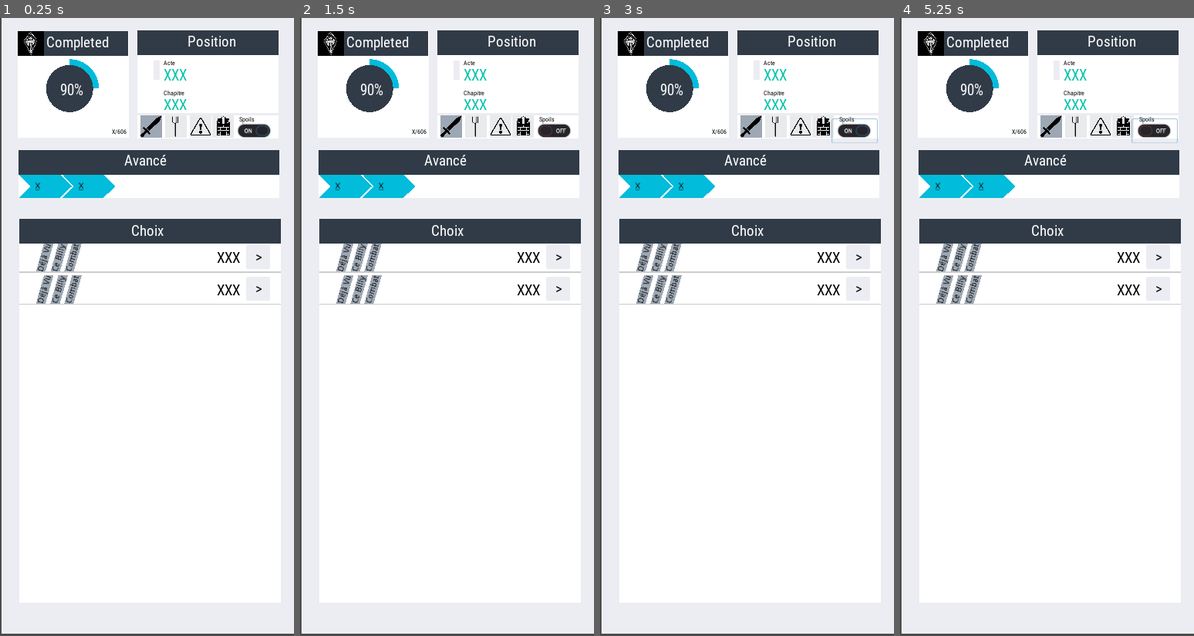
Above: before the commit, frames 1-4 (left to right).
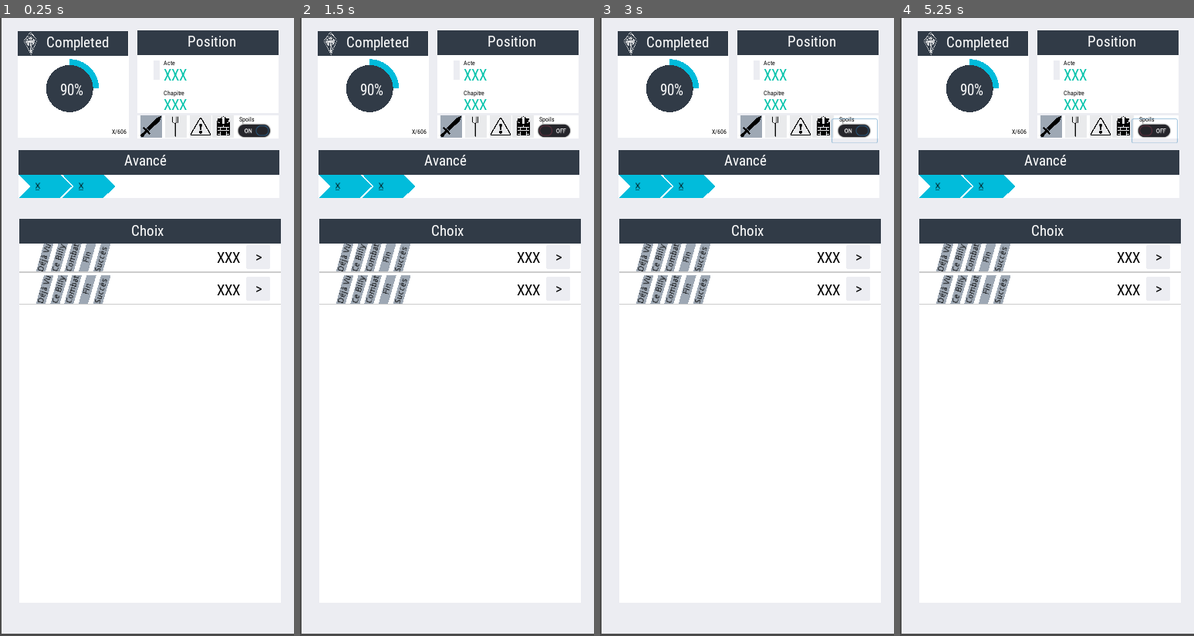
Above: after the commit, the same moments.

Repository: naparuba/fdcn
Game: Godot game, scene res://main.tscn
Two runs of this game, one before a commit and one after it. Both use one fixed random seed, a clock stepped at 60 frames per second and the inputs below.
Inputs (mouse positions are in pixels of both pictures, inside the frame that each line leads up to):
- Up to frame 1 (0.25 s): no input
- Up to frame 2 (1.5 s): click (555, 129) at 0.5 s; click (344, 184) at 1.27 s
- Up to frame 3 (3 s): click (858, 259) at 2.02 s; click (855, 129) at 2.75 s
- Up to frame 4 (5.25 s): click (944, 184) at 3.52 s; click (1158, 259) at 4.27 s; click (1155, 129) at 5 s

The runs differ from the first frame. In frame 1, 0.9% of the frame differs, in the area x 6-38%, y 2-47%; in frame 2, 0.9%; in frame 3, 0.9%; in frame 4, 0.9%.
Error in both runs: Error calling built-in function 'len': Object can't provide a length. (res://main.gd:191)

Commit message:
Add: icone et debut du spoil mode

Diff:
--- a/ChapterChoice.gd
+++ b/ChapterChoice.gd
@@ -7,6 +7,7 @@
 
 
 var chap_number
+var spoil_enabled = false
 var main
 
 # Called when the node enters the scene tree for the first time.
@@ -16,6 +17,13 @@
 
 func set_main(main):
 	self.main = main
+
+func set_spoil_enabled(b):
+	self.spoil_enabled = b
+	$CombatPolygon.visible = self.spoil_enabled
+	$EndPolygon.visible = self.spoil_enabled
+	$SuccessPolygon.visible = self.spoil_enabled
+
 
 func set_chapitre(chapitre):
 	self.chap_number = chapitre
@@ -31,6 +39,12 @@
 func set_combat():
 	$CombatPolygon.color = Color('ff6f04')
 
+func set_ending():
+	$EndPolygon.color = Color('00c2aa')
+
+func set_success():
+	$SuccessPolygon.color = Color('00c2aa')
+
 
 func _on_Button_pressed():
 	print('CLICK: on chapter: %s' % self.chap_number)
--- a/ChapterChoice.tscn
+++ b/ChapterChoice.tscn
@@ -110,4 +110,38 @@
 "_edit_use_anchors_": false
 }
 
+[node name="EndPolygon" type="Polygon2D" parent="."]
+position = Vector2( 72.7334, 0.00131984 )
+color = Color( 0.619608, 0.658824, 0.705882, 1 )
+polygon = PoolVector2Array( 28.1169, 47.9916, 41.6251, -0.0815163, 58.0468, -0.0815163, 44.2124, 48.0062 )
+
+[node name="Label" type="Label" parent="EndPolygon"]
+margin_left = 29.217
+margin_top = 45.6984
+margin_right = 78.217
+margin_bottom = 59.6984
+rect_rotation = -73.2716
+custom_colors/font_color = Color( 0, 0, 0, 1 )
+text = "    Fin"
+__meta__ = {
+"_edit_use_anchors_": false
+}
+
+[node name="SuccessPolygon" type="Polygon2D" parent="."]
+position = Vector2( 97.4971, 0.0626526 )
+color = Color( 0.619608, 0.658824, 0.705882, 1 )
+polygon = PoolVector2Array( 28.1169, 47.9916, 41.6251, -0.0815163, 58.0468, -0.0815163, 44.2124, 48.0062 )
+
+[node name="Label" type="Label" parent="SuccessPolygon"]
+margin_left = 29.217
+margin_top = 45.6984
+margin_right = 78.217
+margin_bottom = 59.6984
+rect_rotation = -73.2716
+custom_colors/font_color = Color( 0, 0, 0, 1 )
+text = "Succès"
+__meta__ = {
+"_edit_use_anchors_": false
+}
+
 [connection signal="pressed" from="click/Button" to="." method="_on_Button_pressed"]
--- a/main.gd
+++ b/main.gd
@@ -263,12 +263,17 @@
 		choice.set_main(self)
 		print('NODE: %s' % son)
 		choice.set_chapitre(son['computed']['id'])
+		choice.set_spoil_enabled(self.parameters['spoils'])
 		if son['computed']['is_combat']:
 			choice.set_combat()
 		if son_id in self.session_visited_nodes:
 			choice.set_session_seen()
 		if son_id in self.visited_nodes_all_times:
 			choice.set_already_seen()
+		if son['computed']['ending']:
+			choice.set_ending()
+		if son['computed']['success']:
+			choice.set_success()
 		choices.add_child(choice)
 
 
--- a/main.tscn
+++ b/main.tscn
@@ -3,7 +3,7 @@
 [ext_resource path="res://main.gd" type="Script" id=1]
 [ext_resource path="res://fonts/amon_font.tres" type="DynamicFont" id=2]
 [ext_resource path="res://ChapterChoice.tscn" type="PackedScene" id=3]
-[ext_resource path="res://images/fdcn_icon.png" type="Texture" id=4]
+[ext_resource path="res://images/fdcn_icon_transparent.png" type="Texture" id=4]
 [ext_resource path="res://fonts/amon_font_small.tres" type="DynamicFont" id=5]
 [ext_resource path="res://gauge.tscn" type="PackedScene" id=6]
 [ext_resource path="res://images/bar_fill.png" type="Texture" id=7]
Binary file added: images/fdcn_icon_transparent.png
